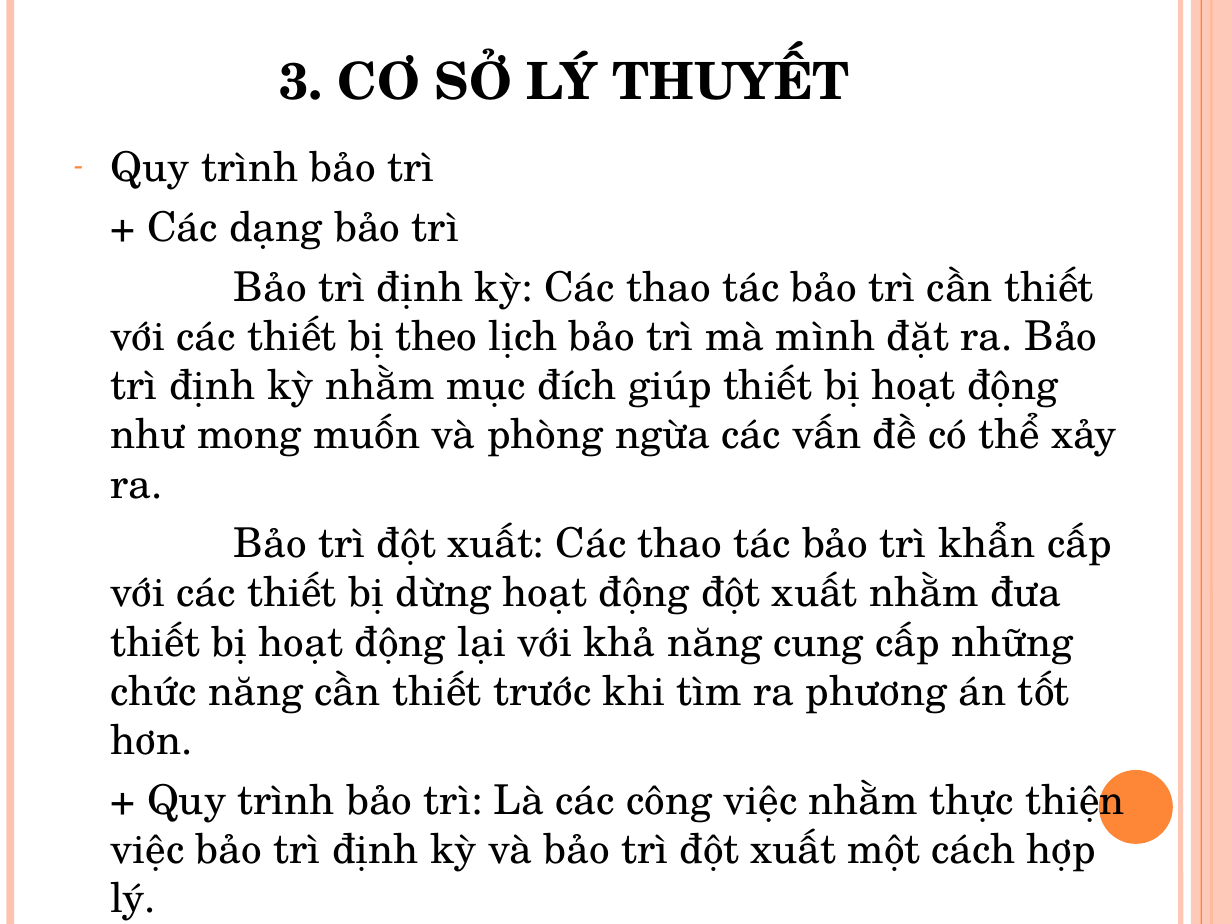
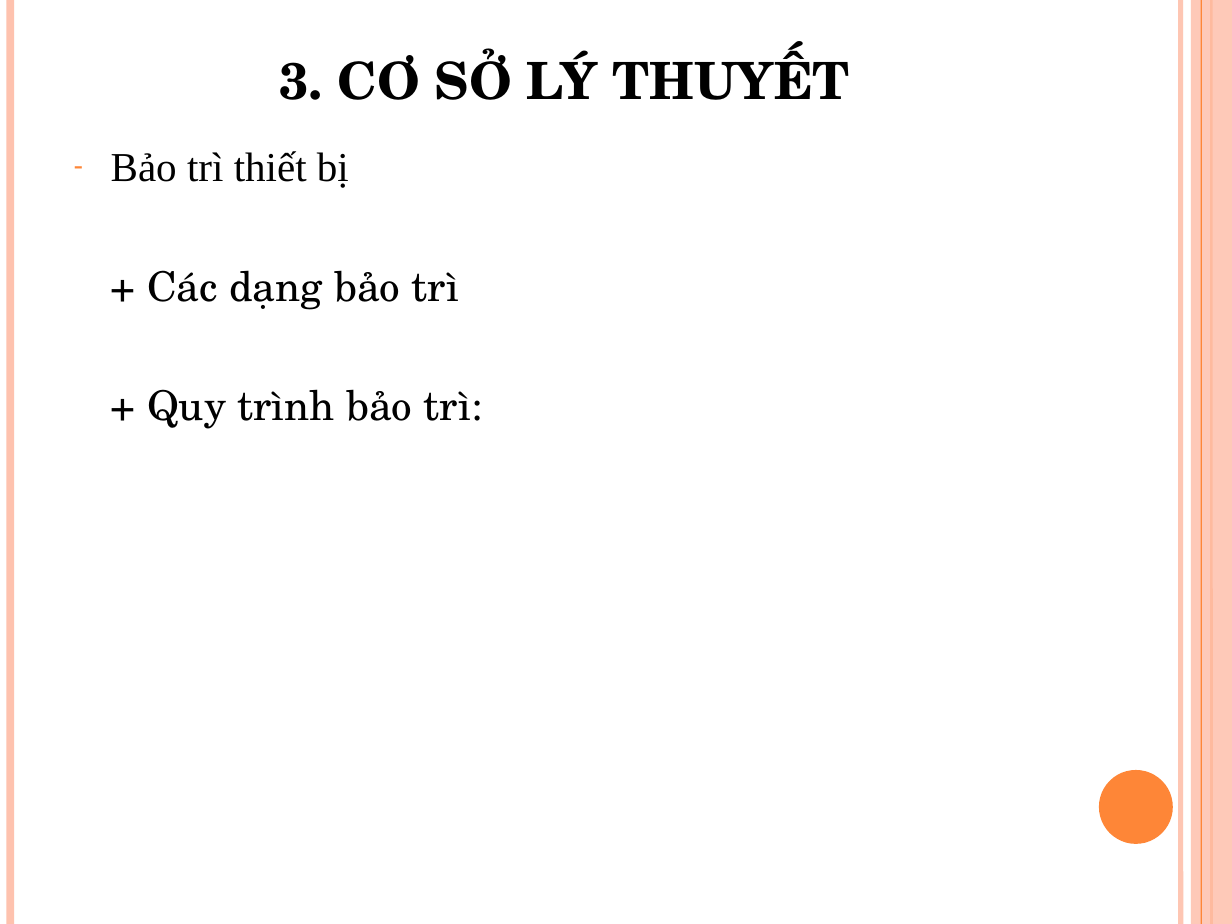
Before and after one commit to hoangducthien/baotri, a slide deck: slide 4 of slide_luanvan.pptx (slide 5 before the commit). Drawn at 1232x924 pixels with LibreOffice and Linux fonts; fonts in the diff are those of the drawing. Boxes give left, top, right and bottom in pixels: in the first picture for what was removed or moved away, otherwise in the second. Text is boxed around its words. In the diff, an @@ line names an element or a change of style, - is before the commit and + after.

```diff
--- a/slide_luanvan.pptx
+++ b/slide_luanvan.pptx
@@ text at [111,151,349,188]: text changed; font TeX Gyre Schola to Times New Roman @@
-– Quy trình bảo trì
+– Bảo trì thiết bị
@@ text at [147,389,483,429]: text changed @@
-Bảo trì định kỳ: Các thao tác bảo trì cần thiết với các thiết bị theo lịch bảo trì mà mình đặt ra. Bảo trì định kỳ nhằm mục đích giúp thiết bị hoạt động như mong muốn và phòng ngừa các vấn đề có thể xảy ra.
-Bảo trì đột xuất: Các thao tác bảo trì khẩn cấp với các thiết bị dừng hoạt động đột xuất nhằm đưa thiết bị hoạt động lại với khả năng cung cấp những chức năng cần thiết trước khi tìm ra phương án tốt hơn.
-+ Quy trình bảo trì: Là các công việc nhằm thực thiện việc bảo trì định kỳ và bảo trì đột xuất một cách hợp lý.
++ Quy trình bảo trì:
```
Also in this commit, not shown: 5 other slides changed, 2 slides added, 3 slides removed, 8 other files.
